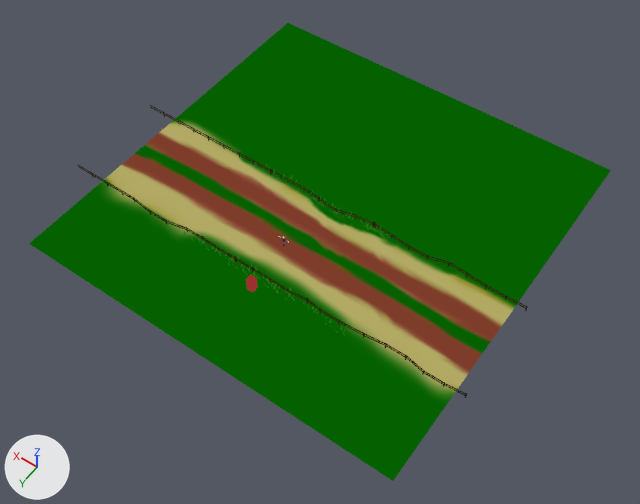
The Blender file levels/level1/Levev1.blend, before and after one commit.
The view is the same before and after, from a 50 mm lens placed at (-47.7, 69.2, 96.6), pointed at (-2.0, 5.2, -3.9). Every picture has the same lights, and +X, +Y and +Z are marked at lower left.

In view in the first picture: 'fence', 'land'.
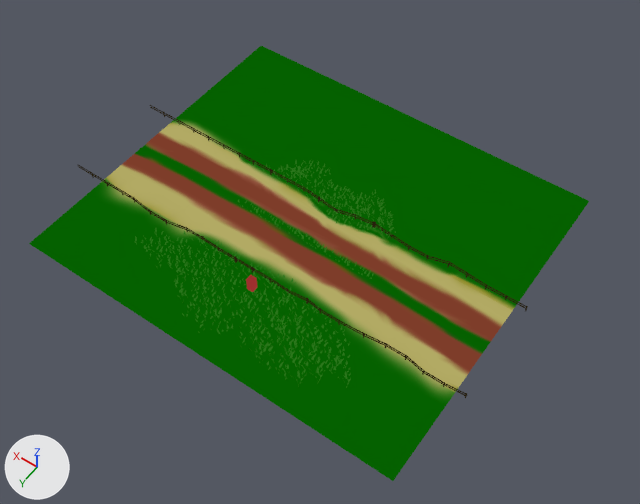
Changed parts and their boxes [x1, y1, x2, y2] in the pictures (640 x 504 px):
'land', reshaped
    before: [29, 23, 611, 481]
    after: [29, 46, 589, 481]
'grass2.001', reshaped, moved (not visible before)
    after: [134, 160, 396, 388]
part 1 of me_plane, deleted (green)
    before: [261, 23, 611, 201]
part 2 of me_plane_006, added (green)
    after: [134, 228, 351, 388]
part 3 of me_plane_006, added (green)
    after: [238, 160, 396, 279]

The change, as a diff of the scene's bpy script:
```diff
--- a/levels/level1/Levev1.blend.py
+++ b/levels/level1/Levev1.blend.py
@@ mat_2_007 @@
+mat_2_007 = emission_material('2.007')
+mat_2_007.base_color = (0.0231, 0.181, 0.0111)  # dark green #2a761b
@@ mat_2_008 @@
+mat_2_008 = emission_material('2.008')
+mat_2_008.base_color = (0.0231, 0.181, 0.0111)  # dark green #2a761b
@@ mat_2_009 @@
+mat_2_009 = emission_material('2.009')
+mat_2_009.base_color = (0.0231, 0.181, 0.0111)  # dark green #2a761b
@@ me_plane @@
 # used by ob_land; location = (0.0, 0.0, 0.0)
-me_plane.from_pydata(...)  # 4225 vertices, 4096 faces; spans x -30.0..30.0, y -30.0..30.0, z 0.0
+me_plane.from_pydata(...)  # 3705 vertices, 3584 faces; spans x -30.0..30.0, y -22.5..30.0, z 0.0
+# me_plane part 1: 520 vertices removed from x -30.0..30.0, y -30.0..-23.4, z 0.0
 me_plane.materials.append(mat_material)
@@ me_plane_006 @@
 # used by ob_grass2_001; location = (0.0, -0.1, 0.0); rotation_euler = (0.0, 0.0, -1.321), in degrees (0, 0, -76); scale = (1.4, 1.4, 1.4)
-me_plane_006.from_pydata(...)  # 56 vertices, 25 faces; spans x -0.4..0.33, y -0.69..0.85, z -0.02..0.75
+me_plane_006.from_pydata(...)  # 13519 vertices, 6047 faces; spans x -16.2..9.74, y -10.02..15.5, z -0.21..1.11
+# me_plane_006 part 2: 8786 vertices added at x -16.2..-3.52, y -10.02..15.5, z -0.21..1.11
+# me_plane_006 part 3: 4397 vertices added at x -2.74..9.74, y -8.44..9.05, z -0.15..0.84
 me_plane_006.materials.append(mat_2_001)
+me_plane_006.materials.append(mat_2_008)  # dark green #2a761b
+me_plane_006.materials.append(mat_2)  # dark green #2a761b
+me_plane_006.materials.append(mat_2_003)  # dark green #2a761b
+me_plane_006.materials.append(mat_2_004)  # dark green #2a761b
+me_plane_006.materials.append(mat_2_005)  # dark green #2a761b
+me_plane_006.materials.append(mat_2_002)  # dark green #2a761b
+me_plane_006.materials.append(mat_2_007)  # dark green #2a761b
+me_plane_006.materials.append(mat_2_009)  # dark green #2a761b
@@ ob_grass2_001 @@
 ob_grass2_001 = bpy.data.objects.new('grass2.001', me_plane_006)
-ob_grass2_001.location = (0.0, -0.1, 0.0)
+ob_grass2_001.location = (-0.3, 6.6, 0.0)
 ob_grass2_001.rotation_euler = (0.0, 0.0, -1.321)  # degrees (0, 0, -76)
```
